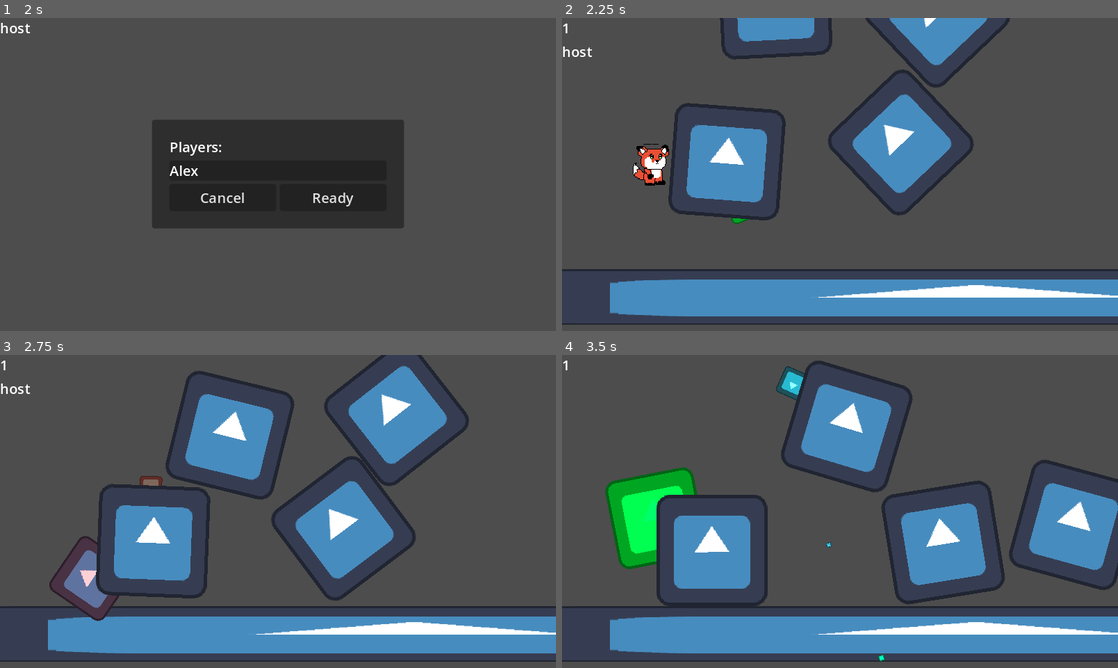
Above: before the commit, frames 1-4 (two rows, left to right).
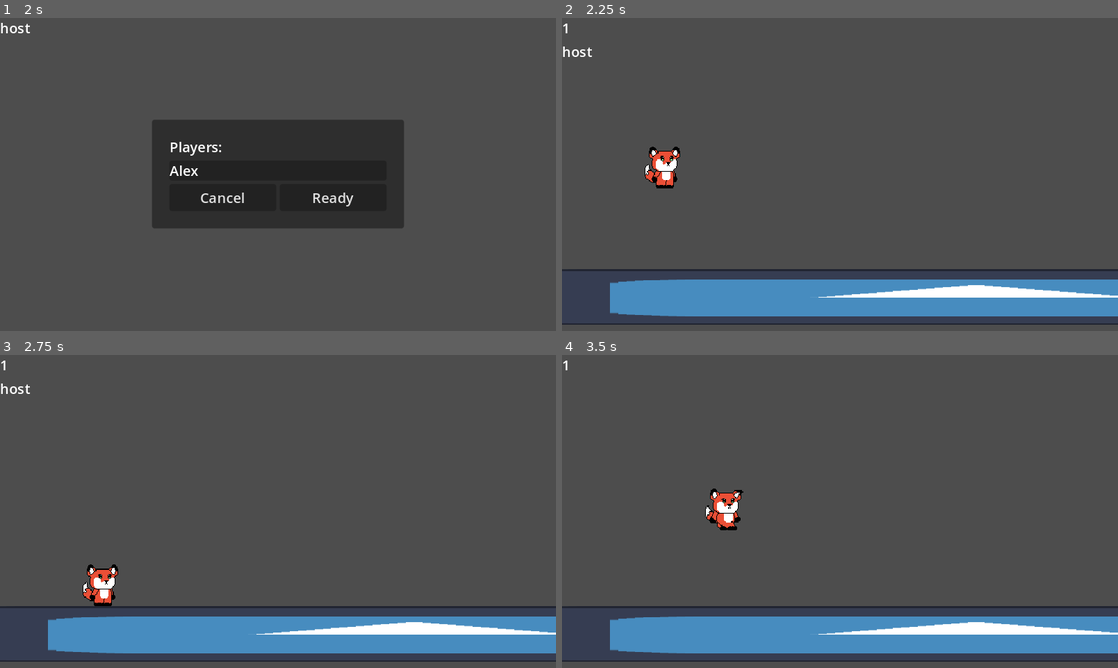
Above: after the commit, the same moments.

Repository: elixs/puntito
Game: Godot game, scene res://scenes/lobby.tscn
Two runs of this game, one before a commit and one after it. Both use one fixed random seed, a clock stepped at 60 frames per second and the inputs below. The engine's default icon, where the game draws it, is replaced by a stand-in: a white triangle on a blue panel in a dark square.
Inputs (mouse positions are in pixels of both pictures, inside the frame that each line leads up to):
- Up to frame 1 (2 s): click (278, 143) at 0.52 s; type "Alex" at 0.6 s; click "Host" at 1.25 s
- Up to frame 2 (2.25 s): click "Ready" at 2 s
- Up to frame 3 (2.75 s): no input
- Up to frame 4 (3.5 s): move the mouse to (962, 495) at 2.77 s; hold D (move_right) from 2.78 s (still down); click (962, 495) at 2.85 s; tap Space (jump) at 3.02 s

Frame 1 is identical in both runs. In frame 2, 12% of the frame differs, in the area x 12-81%, y 0-66%; in frame 3, 18%; in frame 4, 19%, in the area x 7-100%, y 1-98%.
Error in both runs: Cannot call method 'get_unique_id' on a null value. (res://scenes/lobby.gd:120)

Commit message:
melee

Diff:
--- a/project.godot
+++ b/project.godot
@@ -59,6 +59,11 @@
 "events": [Object(InputEventKey,"resource_local_to_scene":false,"resource_name":"","device":-1,"window_id":0,"alt_pressed":false,"shift_pressed":false,"ctrl_pressed":false,"meta_pressed":false,"pressed":false,"keycode":0,"physical_keycode":32,"key_label":0,"unicode":32,"echo":false,"script":null)
 ]
 }
+melee={
+"deadzone": 0.5,
+"events": [Object(InputEventMouseButton,"resource_local_to_scene":false,"resource_name":"","device":-1,"window_id":0,"alt_pressed":false,"shift_pressed":false,"ctrl_pressed":false,"meta_pressed":false,"button_mask":1,"position":Vector2(175.8, 6.8),"global_position":Vector2(183, 83),"factor":1.0,"button_index":1,"pressed":true,"double_click":false,"script":null)
+]
+}
 
 [rendering]
 
--- a/scenes/main.tscn
+++ b/scenes/main.tscn
@@ -1,9 +1,8 @@
-[gd_scene load_steps=7 format=3 uid="uid://dtmqq7dtttyka"]
+[gd_scene load_steps=6 format=3 uid="uid://dtmqq7dtttyka"]
 
 [ext_resource type="Texture2D" uid="uid://cydypm22qjf02" path="res://icon.svg" id="1_mdth7"]
 [ext_resource type="Script" path="res://scenes/main.gd" id="1_nmrqx"]
 [ext_resource type="PackedScene" uid="uid://d0fkfta4y2fwb" path="res://scenes/player.tscn" id="2_kfun6"]
-[ext_resource type="PackedScene" uid="uid://bi2oiirhwpknm" path="res://scenes/rigid_body_2d.tscn" id="4_uu7it"]
 
 [sub_resource type="PhysicsMaterial" id="PhysicsMaterial_k5ho8"]
 bounce = 0.75
@@ -43,19 +42,3 @@
 [node name="MultiplayerSpawner" type="MultiplayerSpawner" parent="."]
 _spawnable_scenes = PackedStringArray("res://scenes/player.tscn")
 spawn_path = NodePath("../Players")
-
-[node name="RigidBody2D" parent="." instance=ExtResource("4_uu7it")]
-position = Vector2(183, 152)
-rotation = 0.175466
-
-[node name="RigidBody2D2" parent="." instance=ExtResource("4_uu7it")]
-position = Vector2(390, 131)
-rotation = -0.759894
-
-[node name="RigidBody2D3" parent="." instance=ExtResource("4_uu7it")]
-position = Vector2(432, -16)
-rotation = -0.759894
-
-[node name="RigidBody2D4" parent="." instance=ExtResource("4_uu7it")]
-position = Vector2(245, -31)
-rotation = -0.0517285
--- a/scenes/player.gd
+++ b/scenes/player.gd
@@ -1,10 +1,21 @@
 class_name Player
 extends CharacterBody2D
 
-const SPEED = 300.0
+const SPEED = 100.0
 const JUMP_VELOCITY = -300.0
 const GRAVITY = 500
 const ACCELERATION = 4000
+
+const HIT_SPEED = 300.0
+
+
+@onready var pivot = $Pivot
+@onready var animation_tree = $AnimationTree
+@onready var playback = animation_tree.get("parameters/playback")
+@onready var sword = $Pivot/Sword
+
+var move_input = 0
+
 
 var meh = 5 :
 	set(value):
@@ -22,9 +33,14 @@
 	set_multiplayer_authority(name.to_int())
 
 	meh = 10
+	animation_tree.active = true
+
+	if is_multiplayer_authority():
+		sword.body_entered.connect(_on_body_entered)
 
 
 func _physics_process(delta) -> void:
+
 	if is_multiplayer_authority():
 		if not is_on_floor():
 			velocity.y += GRAVITY * delta
@@ -32,15 +48,57 @@
 		if Input.is_action_just_pressed("jump") and is_on_floor():
 			velocity.y = JUMP_VELOCITY
 
-		var move_input = Input.get_axis("move_left", "move_right")
+		move_input = Input.get_axis("move_left", "move_right")
 
 		velocity.x = move_toward(velocity.x, move_input * SPEED, ACCELERATION * delta)
 
 		move_and_slide()
 
-#		rpc("send_position", global_position)
+		if Input.is_action_just_pressed("melee"):
+			melee.rpc()
+
+		rpc("send_data", global_position, velocity, move_input)
+
+	# Animation
+
+	if move_input != 0:
+		pivot.scale.x = sign(move_input)
+
+	if abs(velocity.x) >= 10 or move_input != 0:
+		playback.travel("walk")
+	else:
+		playback.travel("idle")
+
+
+
 
 
 @rpc("unreliable_ordered")
-func send_position(pos: Vector2) -> void:
-	global_position = pos
+func send_data(pos: Vector2, vel: Vector2, mi: float) -> void:
+	global_position = lerp(global_position, pos, 0.5)
+	velocity = lerp(velocity, vel, 0.5)
+	move_input = mi
+
+
+@rpc("call_local", "reliable", "any_peer")
+func hit(hit_position: Vector2) -> void:
+	velocity = (global_position - hit_position).normalized() * HIT_SPEED + Vector2.UP * 300
+
+
+@rpc("call_local", "reliable")
+func hit2(enemy: Node2D) -> void:
+	enemy.velocity = (global_position - enemy.global_position).normalized() * HIT_SPEED + Vector2.UP * 300
+
+
+
+func _on_body_entered(body: Node) -> void:
+	if body is Player and body != self:
+		var player = body as Player
+		Debug.print(is_multiplayer_authority())
+#		player.rpc("hit", global_position)
+		rpc("hit2", player)
+#		player.hit.rpc(global_position)
+
+@rpc("call_local", "reliable")
+func melee() -> void:
+	playback.call_deferred("travel", "melee")
--- a/scenes/player.tscn
+++ b/scenes/player.tscn
@@ -7,11 +7,6 @@
 [sub_resource type="CapsuleShape2D" id="CapsuleShape2D_x0kwo"]
 radius = 8.0
 height = 40.0
-
-[sub_resource type="SceneReplicationConfig" id="SceneReplicationConfig_cqqbk"]
-properties/0/path = NodePath(".:position")
-properties/0/spawn = true
-properties/0/sync = true
 
 [sub_resource type="Curve" id="Curve_0wlsj"]
 _data = [Vector2(0, 0.869919), 0.0, -7.60576, 0, 0, Vector2(0.505204, 0), -1.19823, 0.0, 0, 0]
@@ -22,24 +17,184 @@
 _data = [Vector2(0.291332, -0.378048), 0.0, 0.0, 0, 0, Vector2(0.523682, 1), 0.0, 0.0, 0, 0]
 point_count = 2
 
+[sub_resource type="Animation" id="Animation_1lll3"]
+resource_name = "melee"
+length = 0.5
+tracks/0/type = "value"
+tracks/0/imported = false
+tracks/0/enabled = true
+tracks/0/path = NodePath("Pivot/Sword:visible")
+tracks/0/interp = 1
+tracks/0/loop_wrap = true
+tracks/0/keys = {
+"times": PackedFloat32Array(0, 0.5),
+"transitions": PackedFloat32Array(1, 1),
+"update": 1,
+"values": [true, false]
+}
+tracks/1/type = "value"
+tracks/1/imported = false
+tracks/1/enabled = true
+tracks/1/path = NodePath("Pivot/Sword/CollisionShape2D:disabled")
+tracks/1/interp = 1
+tracks/1/loop_wrap = true
+tracks/1/keys = {
+"times": PackedFloat32Array(0.1, 0.4),
+"transitions": PackedFloat32Array(1, 1),
+"update": 1,
+"values": [false, true]
+}
+tracks/2/type = "value"
+tracks/2/imported = false
+tracks/2/enabled = true
+tracks/2/path = NodePath("Pivot/Sword:rotation")
+tracks/2/interp = 1
+tracks/2/loop_wrap = true
+tracks/2/keys = {
+"times": PackedFloat32Array(0, 0.1, 0.3),
+"transitions": PackedFloat32Array(1, 1, 1),
+"update": 0,
+"values": [0.338899, -0.180758, 1.84629]
+}
+
+[sub_resource type="Animation" id="Animation_xfihb"]
+length = 0.001
+tracks/0/type = "value"
+tracks/0/imported = false
+tracks/0/enabled = true
+tracks/0/path = NodePath("Pivot/Sword:visible")
+tracks/0/interp = 1
+tracks/0/loop_wrap = true
+tracks/0/keys = {
+"times": PackedFloat32Array(0),
+"transitions": PackedFloat32Array(1),
+"update": 1,
+"values": [false]
+}
+tracks/1/type = "value"
+tracks/1/imported = false
+tracks/1/enabled = true
+tracks/1/path = NodePath("Pivot/Sword/CollisionShape2D:disabled")
+tracks/1/interp = 1
+tracks/1/loop_wrap = true
+tracks/1/keys = {
+"times": PackedFloat32Array(0),
+"transitions": PackedFloat32Array(1),
+"update": 1,
+"values": [true]
+}
+tracks/2/type = "value"
+tracks/2/imported = false
+tracks/2/enabled = true
+tracks/2/path = NodePath("Pivot/Sword:rotation")
+tracks/2/interp = 1
+tracks/2/loop_wrap = true
+tracks/2/keys = {
+"times": PackedFloat32Array(0),
+"transitions": PackedFloat32Array(1),
+"update": 0,
+"values": [0.338899]
+}
+tracks/3/type = "value"
+tracks/3/imported = false
+tracks/3/enabled = true
+tracks/3/path = NodePath("Pivot/Sprite2D:frame")
+tracks/3/interp = 1
+tracks/3/loop_wrap = true
+tracks/3/keys = {
+"times": PackedFloat32Array(0),
+"transitions": PackedFloat32Array(1),
+"update": 1,
+"values": [12]
+}
+
+[sub_resource type="Animation" id="Animation_71ccv"]
+resource_name = "idle"
+loop_mode = 1
+tracks/0/type = "value"
+tracks/0/imported = false
+tracks/0/enabled = true
+tracks/0/path = NodePath("Pivot/Sprite2D:frame")
+tracks/0/interp = 1
+tracks/0/loop_wrap = true
+tracks/0/keys = {
+"times": PackedFloat32Array(0),
+"transitions": PackedFloat32Array(1),
+"update": 1,
+"values": [13]
+}
+
+[sub_resource type="Animation" id="Animation_ffp44"]
+resource_name = "walk"
+length = 0.4
+loop_mode = 1
+tracks/0/type = "value"
+tracks/0/imported = false
+tracks/0/enabled = true
+tracks/0/path = NodePath("Pivot/Sprite2D:frame")
+tracks/0/interp = 1
+tracks/0/loop_wrap = true
+tracks/0/keys = {
+"times": PackedFloat32Array(0, 0.2),
+"transitions": PackedFloat32Array(1, 1),
+"update": 1,
+"values": [14, 12]
+}
+
+[sub_resource type="AnimationLibrary" id="AnimationLibrary_vu6va"]
+_data = {
+"RESET": SubResource("Animation_xfihb"),
+"idle": SubResource("Animation_71ccv"),
+"melee": SubResource("Animation_1lll3"),
+"walk": SubResource("Animation_ffp44")
+}
+
+[sub_resource type="RectangleShape2D" id="RectangleShape2D_pyvau"]
+size = Vector2(10, 39)
+
+[sub_resource type="AnimationNodeAnimation" id="AnimationNodeAnimation_lx7ve"]
+animation = &"idle"
+
+[sub_resource type="AnimationNodeAnimation" id="AnimationNodeAnimation_dttud"]
+animation = &"melee"
+
+[sub_resource type="AnimationNodeAnimation" id="AnimationNodeAnimation_c0f46"]
+animation = &"walk"
+
+[sub_resource type="AnimationNodeStateMachineTransition" id="AnimationNodeStateMachineTransition_ysw6f"]
+advance_mode = 2
+
+[sub_resource type="AnimationNodeStateMachineTransition" id="AnimationNodeStateMachineTransition_2jebv"]
+
+[sub_resource type="AnimationNodeStateMachineTransition" id="AnimationNodeStateMachineTransition_hkqib"]
+
+[sub_resource type="AnimationNodeStateMachineTransition" id="AnimationNodeStateMachineTransition_dcfdn"]
+
+[sub_resource type="AnimationNodeStateMachineTransition" id="AnimationNodeStateMachineTransition_3iikx"]
+switch_mode = 2
+
+[sub_resource type="AnimationNodeStateMachine" id="AnimationNodeStateMachine_dypxa"]
+states/idle/node = SubResource("AnimationNodeAnimation_lx7ve")
+states/idle/position = Vector2(418.852, 99.8259)
+states/melee/node = SubResource("AnimationNodeAnimation_dttud")
+states/melee/position = Vector2(508.667, 200.556)
+states/walk/node = SubResource("AnimationNodeAnimation_c0f46")
+states/walk/position = Vector2(628.111, 99.0124)
+transitions = ["Start", "idle", SubResource("AnimationNodeStateMachineTransition_ysw6f"), "idle", "walk", SubResource("AnimationNodeStateMachineTransition_2jebv"), "walk", "idle", SubResource("AnimationNodeStateMachineTransition_hkqib"), "idle", "melee", SubResource("AnimationNodeStateMachineTransition_dcfdn"), "melee", "idle", SubResource("AnimationNodeStateMachineTransition_3iikx")]
+graph_offset = Vector2(165.135, 3)
+
+[sub_resource type="AnimationNodeStateMachinePlayback" id="AnimationNodeStateMachinePlayback_7h2fw"]
+
 [node name="Player" type="CharacterBody2D"]
 script = ExtResource("1_70sgl")
 
-[node name="Sprite2D" type="Sprite2D" parent="."]
-texture = ExtResource("1_cw6ci")
-hframes = 6
-vframes = 4
-frame = 12
-
 [node name="CollisionShape2D" type="CollisionShape2D" parent="."]
+visible = false
 position = Vector2(0, 4)
 shape = SubResource("CapsuleShape2D_x0kwo")
 
-[node name="MultiplayerSynchronizer" type="MultiplayerSynchronizer" parent="."]
-replication_interval = 1.0
-replication_config = SubResource("SceneReplicationConfig_cqqbk")
-
 [node name="CPUParticles2D" type="CPUParticles2D" parent="."]
+visible = false
 amount = 10
 lifetime = 2.0
 local_coords = true
@@ -55,3 +210,43 @@
 hue_variation_min = -1.0
 hue_variation_max = 1.0
 hue_variation_curve = SubResource("Curve_brkue")
+
+[node name="AnimationPlayer" type="AnimationPlayer" parent="."]
+libraries = {
+"": SubResource("AnimationLibrary_vu6va")
+}
+
+[node name="Pivot" type="Node2D" parent="."]
+
+[node name="Sprite2D" type="Sprite2D" parent="Pivot"]
+texture = ExtResource("1_cw6ci")
+hframes = 6
+vframes = 4
+frame = 12
+
+[node name="Sword" type="Area2D" parent="Pivot"]
+visible = false
+position = Vector2(-1, 8)
+rotation = 0.338899
+metadata/_edit_group_ = true
+
+[node name="CollisionShape2D" type="CollisionShape2D" parent="Pivot/Sword"]
+position = Vector2(0, -20.625)
+shape = SubResource("RectangleShape2D_pyvau")
+disabled = true
+
+[node name="Sprite2D" type="Sprite2D" parent="Pivot/Sword"]
+position = Vector2(0, -13.125)
+scale = Vector2(0.0390625, 0.388672)
+texture = ExtResource("3_3lf41")
+
+[node name="Sprite2D2" type="Sprite2D" parent="Pivot/Sword"]
+position = Vector2(0, 0.875)
+rotation = 1.57079
+scale = Vector2(0.0390625, 0.122242)
+texture = ExtResource("3_3lf41")
+
+[node name="AnimationTree" type="AnimationTree" parent="."]
+tree_root = SubResource("AnimationNodeStateMachine_dypxa")
+anim_player = NodePath("../AnimationPlayer")
+parameters/playback = SubResource("AnimationNodeStateMachinePlayback_7h2fw")
Not shown: 1 places in scenes/player.tscn that only renumber resources
